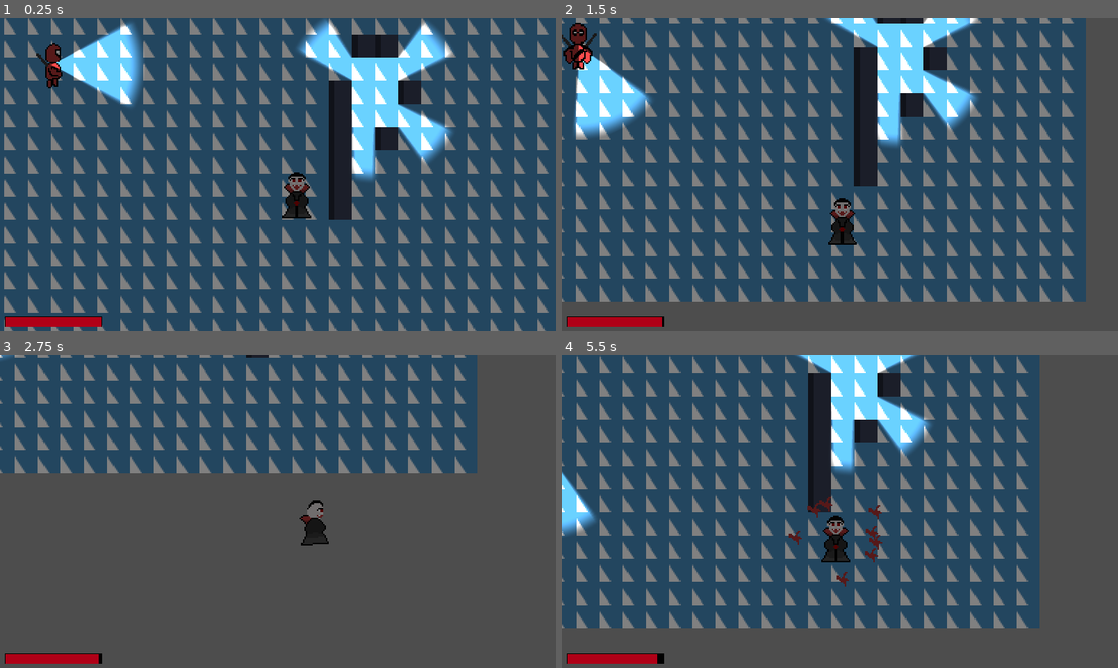
Above: before the commit, frames 1-4 (two rows, left to right).
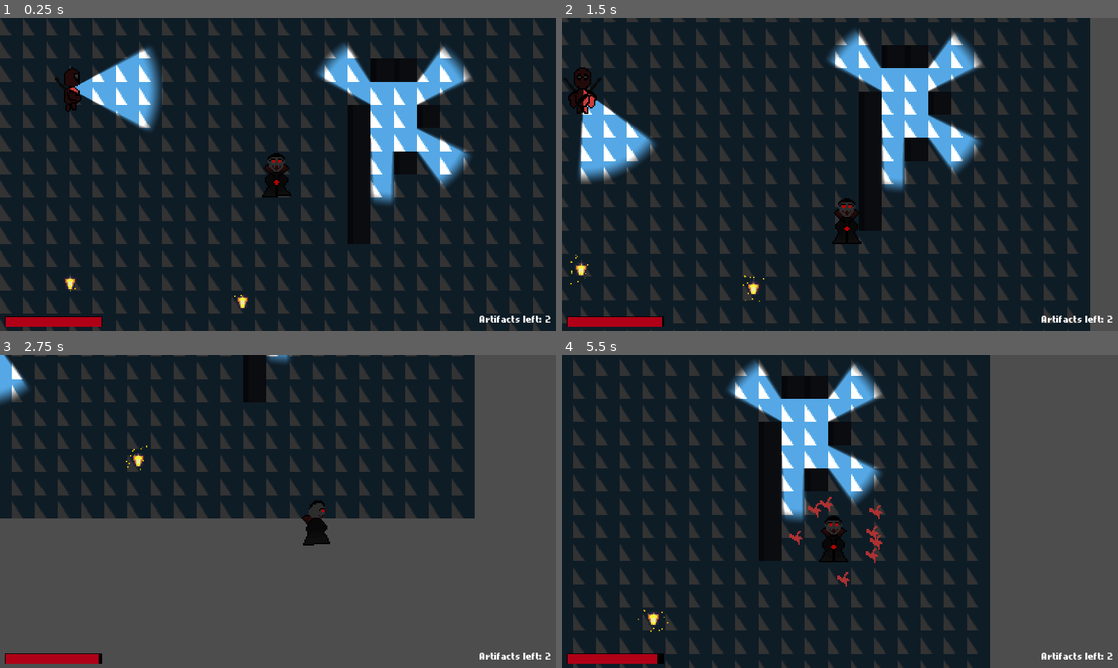
Above: after the commit, the same moments.

Repository: jGrzyb/gamejamtbd2025
Game: Godot game, scene res://scenes/player_anim_scene.tscn
The game is run twice, just before and just after one commit, with the same random seed, the same clock (stepped at 60 frames per second) and the same inputs. This scene is started directly instead of the project's main scene. The engine's default icon, where the game draws it, is replaced by a stand-in: a white triangle on a blue panel in a dark square.
Inputs:
- Up to frame 1 (0.25 s): no input
- Up to frame 2 (1.5 s): hold D (right) 0.53-1.28 s; hold E (attack) 0.53-1.28 s; hold S (down) from 1.28 s (still down); tap Space (dash) at 1.35 s
- Up to frame 3 (2.75 s): release S (down) at 2.03 s; hold D (right) from 2.03 s (still down); hold E (attack) from 2.03 s (still down)
- Up to frame 4 (5.5 s): release D (right) at 2.78 s; release E (attack) at 2.78 s; hold W (up) 2.78-3.53 s; tap Space (dash) at 2.85, 4.35 s; hold E (attack) 3.53-4.28 s; hold A (left) 3.53-5.03 s; hold S (down) from 5.03 s (still down); hold E (attack) from 5.03 s (still down)

The runs differ from the first frame. In frame 1, 97% of the frame differs, in the area x 0-100%, y 0-100%; in frame 2, 93%; in frame 3, 45%; in frame 4, 83%.

Commit message:
items + glowing eyes

Diff:
--- a/nodes/Ui.tscn
+++ b/nodes/Ui.tscn
@@ -1,6 +1,7 @@
-[gd_scene load_steps=2 format=3 uid="uid://c1km5kdckcnh0"]
+[gd_scene load_steps=3 format=3 uid="uid://c1km5kdckcnh0"]
 
 [ext_resource type="Script" path="res://scripts/ui.gd" id="1_g3x8j"]
+[ext_resource type="FontFile" uid="uid://pioybifbrycn" path="res://assets/bitcell_memesbruh03.ttf" id="2_k8lw0"]
 
 [node name="Ui" type="CanvasLayer"]
 process_mode = 3
@@ -41,6 +42,24 @@
 grow_horizontal = 2
 grow_vertical = 2
 color = Color(0.690158, 0, 0.0904374, 1)
+
+[node name="Label" type="Label" parent="Life"]
+layout_mode = 1
+anchors_preset = 3
+anchor_left = 1.0
+anchor_top = 1.0
+anchor_right = 1.0
+anchor_bottom = 1.0
+offset_left = -38.0
+offset_top = -38.0
+offset_right = -10.0
+offset_bottom = -10.0
+grow_horizontal = 0
+grow_vertical = 0
+theme_override_fonts/font = ExtResource("2_k8lw0")
+theme_override_font_sizes/font_size = 32
+text = "Artifacts left: -1"
+horizontal_alignment = 2
 
 [node name="GameOver" type="Control" parent="."]
 visible = false
--- /dev/null
+++ b/nodes/artifact.tscn
@@ -0,0 +1,76 @@
+[gd_scene load_steps=10 format=3 uid="uid://bs2jmnw7dhogw"]
+
+[ext_resource type="Script" path="res://scripts/artifact.gd" id="1_6new6"]
+[ext_resource type="Texture2D" uid="uid://bof6asjyk6cfe" path="res://assets/bettertilemap1.png" id="1_3510c"]
+
+[sub_resource type="AtlasTexture" id="AtlasTexture_oie4h"]
+atlas = ExtResource("1_3510c")
+region = Rect2(347, 276, 10, 10)
+
+[sub_resource type="AtlasTexture" id="AtlasTexture_1ssb0"]
+atlas = ExtResource("1_3510c")
+region = Rect2(357, 266, 10, 10)
+
+[sub_resource type="AtlasTexture" id="AtlasTexture_42vuj"]
+atlas = ExtResource("1_3510c")
+region = Rect2(362, 277, 10, 10)
+
+[sub_resource type="SpriteFrames" id="SpriteFrames_rv2rj"]
+animations = [{
+"frames": [{
+"duration": 1.0,
+"texture": SubResource("AtlasTexture_oie4h")
+}, {
+"duration": 1.0,
+"texture": SubResource("AtlasTexture_1ssb0")
+}, {
+"duration": 1.0,
+"texture": SubResource("AtlasTexture_42vuj")
+}],
+"loop": true,
+"name": &"default",
+"speed": 5.0
+}]
+
+[sub_resource type="CircleShape2D" id="CircleShape2D_wj0rt"]
+radius = 8.0
+
+[sub_resource type="Curve" id="Curve_ylu4r"]
+_data = [Vector2(0, 0), 0.0, 0.0, 0, 0, Vector2(0.258621, 1), 0.0, 0.0, 0, 0]
+point_count = 2
+
+[sub_resource type="Gradient" id="Gradient_s8raa"]
+interpolation_mode = 2
+offsets = PackedFloat32Array(0.53125, 1)
+colors = PackedColorArray(1, 1, 1, 1, 1, 1, 1, 0)
+
+[node name="Artifact" type="Area2D" groups=["artifact"]]
+z_index = 3
+script = ExtResource("1_6new6")
+
+[node name="AnimatedSprite2D" type="AnimatedSprite2D" parent="."]
+light_mask = 0
+sprite_frames = SubResource("SpriteFrames_rv2rj")
+frame_progress = 0.216537
+
+[node name="CollisionShape2D" type="CollisionShape2D" parent="."]
+shape = SubResource("CircleShape2D_wj0rt")
+
+[node name="CPUParticles2D" type="CPUParticles2D" parent="."]
+light_mask = 0
+amount = 16
+spread = 180.0
+gravity = Vector2(0, 0)
+initial_velocity_min = 20.0
+initial_velocity_max = 30.0
+orbit_velocity_min = 0.7
+orbit_velocity_max = 1.0
+scale_amount_curve = SubResource("Curve_ylu4r")
+color = Color(0.881524, 0.747042, 0, 1)
+color_ramp = SubResource("Gradient_s8raa")
+
+[node name="Timer" type="Timer" parent="."]
+wait_time = 0.5
+one_shot = true
+
+[connection signal="timeout" from="Timer" to="." method="_on_timer_timeout"]
--- a/nodes/player.tscn
+++ b/nodes/player.tscn
@@ -1,8 +1,11 @@
-[gd_scene load_steps=42 format=3 uid="uid://cw6b88h70nr4s"]
+[gd_scene load_steps=72 format=3 uid="uid://cw6b88h70nr4s"]
 
 [ext_resource type="Script" path="res://scripts/player.gd" id="1_tm02q"]
 [ext_resource type="Texture2D" uid="uid://c18rakhna0btg" path="res://assets/vl.png" id="2_guqat"]
 [ext_resource type="Texture2D" uid="uid://c25ixwy6mqbbg" path="res://assets/attack.png" id="3_hpj4p"]
+[ext_resource type="Texture2D" uid="uid://dkn1mcmh2i4bp" path="res://assets/vl_eyes.png" id="3_shvro"]
+
+[sub_resource type="CanvasItemMaterial" id="CanvasItemMaterial_524us"]
 
 [sub_resource type="AtlasTexture" id="AtlasTexture_h7ept"]
 atlas = ExtResource("2_guqat")
@@ -76,21 +79,21 @@
 atlas = ExtResource("2_guqat")
 region = Rect2(96, 97, 32, 48)
 
-[sub_resource type="AtlasTexture" id="AtlasTexture_wo2b2"]
-atlas = ExtResource("2_guqat")
-region = Rect2(0, 208, 32, 32)
-
-[sub_resource type="AtlasTexture" id="AtlasTexture_x88l5"]
-atlas = ExtResource("2_guqat")
-region = Rect2(32, 208, 32, 32)
-
-[sub_resource type="AtlasTexture" id="AtlasTexture_v3r6n"]
-atlas = ExtResource("2_guqat")
-region = Rect2(64, 208, 32, 32)
-
-[sub_resource type="AtlasTexture" id="AtlasTexture_fld4w"]
-atlas = ExtResource("2_guqat")
-region = Rect2(96, 208, 32, 32)
+[sub_resource type="AtlasTexture" id="AtlasTexture_xvy3u"]
+atlas = ExtResource("2_guqat")
+region = Rect2(0, 224, 32, 32)
+
+[sub_resource type="AtlasTexture" id="AtlasTexture_5gh7v"]
+atlas = ExtResource("2_guqat")
+region = Rect2(32, 224, 32, 32)
+
+[sub_resource type="AtlasTexture" id="AtlasTexture_fliu4"]
+atlas = ExtResource("2_guqat")
+region = Rect2(64, 224, 32, 32)
+
+[sub_resource type="AtlasTexture" id="AtlasTexture_1wmt3"]
+atlas = ExtResource("2_guqat")
+region = Rect2(96, 224, 32, 32)
 
 [sub_resource type="AtlasTexture" id="AtlasTexture_u7gxf"]
 atlas = ExtResource("2_guqat")
@@ -108,37 +111,37 @@
 atlas = ExtResource("2_guqat")
 region = Rect2(0, 256, 32, 32)
 
-[sub_resource type="AtlasTexture" id="AtlasTexture_nyvpq"]
-atlas = ExtResource("2_guqat")
-region = Rect2(137, 256, 32, 32)
-
-[sub_resource type="AtlasTexture" id="AtlasTexture_6shrn"]
-atlas = ExtResource("2_guqat")
-region = Rect2(169, 256, 32, 32)
-
-[sub_resource type="AtlasTexture" id="AtlasTexture_jywyq"]
-atlas = ExtResource("2_guqat")
-region = Rect2(201, 256, 32, 32)
-
-[sub_resource type="AtlasTexture" id="AtlasTexture_xi78m"]
-atlas = ExtResource("2_guqat")
-region = Rect2(233, 256, 32, 32)
-
-[sub_resource type="AtlasTexture" id="AtlasTexture_y168o"]
-atlas = ExtResource("2_guqat")
-region = Rect2(136, 208, 32, 32)
-
-[sub_resource type="AtlasTexture" id="AtlasTexture_q05v5"]
-atlas = ExtResource("2_guqat")
-region = Rect2(168, 208, 32, 32)
-
-[sub_resource type="AtlasTexture" id="AtlasTexture_k0ddt"]
-atlas = ExtResource("2_guqat")
-region = Rect2(200, 208, 32, 32)
-
-[sub_resource type="AtlasTexture" id="AtlasTexture_qla7y"]
-atlas = ExtResource("2_guqat")
-region = Rect2(232, 208, 32, 32)
+[sub_resource type="AtlasTexture" id="AtlasTexture_mebqt"]
+atlas = ExtResource("2_guqat")
+region = Rect2(128, 256, 32, 32)
+
+[sub_resource type="AtlasTexture" id="AtlasTexture_676n0"]
+atlas = ExtResource("2_guqat")
+region = Rect2(160, 256, 32, 32)
+
+[sub_resource type="AtlasTexture" id="AtlasTexture_big3n"]
+atlas = ExtResource("2_guqat")
+region = Rect2(192, 256, 32, 32)
+
+[sub_resource type="AtlasTexture" id="AtlasTexture_v1s4a"]
+atlas = ExtResource("2_guqat")
+region = Rect2(224, 256, 32, 32)
+
+[sub_resource type="AtlasTexture" id="AtlasTexture_g1o47"]
+atlas = ExtResource("2_guqat")
+region = Rect2(128, 224, 32, 32)
+
+[sub_resource type="AtlasTexture" id="AtlasTexture_rr850"]
+atlas = ExtResource("2_guqat")
+region = Rect2(160, 224, 32, 32)
+
+[sub_resource type="AtlasTexture" id="AtlasTexture_bd2at"]
+atlas = ExtResource("2_guqat")
+region = Rect2(192, 224, 32, 32)
+
+[sub_resource type="AtlasTexture" id="AtlasTexture_vuhpv"]
+atlas = ExtResource("2_guqat")
+region = Rect2(224, 224, 32, 32)
 
 [sub_resource type="SpriteFrames" id="SpriteFrames_e2kwg"]
 animations = [{
@@ -213,16 +216,16 @@
 }, {
 "frames": [{
 "duration": 1.0,
-"texture": SubResource("AtlasTexture_wo2b2")
-}, {
-"duration": 1.0,
-"texture": SubResource("AtlasTexture_x88l5")
-}, {
-"duration": 1.0,
-"texture": SubResource("AtlasTexture_v3r6n")
-}, {
-"duration": 1.0,
-"texture": SubResource("AtlasTexture_fld4w")
+"texture": SubResource("AtlasTexture_xvy3u")
+}, {
+"duration": 1.0,
+"texture": SubResource("AtlasTexture_5gh7v")
+}, {
+"duration": 1.0,
+"texture": SubResource("AtlasTexture_fliu4")
+}, {
+"duration": 1.0,
+"texture": SubResource("AtlasTexture_1wmt3")
 }],
 "loop": true,
 "name": &"down",
@@ -247,16 +250,16 @@
 }, {
 "frames": [{
 "duration": 1.0,
-"texture": SubResource("AtlasTexture_nyvpq")
-}, {
-"duration": 1.0,
-"texture": SubResource("AtlasTexture_6shrn")
-}, {
-"duration": 1.0,
-"texture": SubResource("AtlasTexture_jywyq")
-}, {
-"duration": 1.0,
-"texture": SubResource("AtlasTexture_xi78m")
+"texture": SubResource("AtlasTexture_mebqt")
+}, {
+"duration": 1.0,
+"texture": SubResource("AtlasTexture_676n0")
+}, {
+"duration": 1.0,
+"texture": SubResource("AtlasTexture_big3n")
+}, {
+"duration": 1.0,
+"texture": SubResource("AtlasTexture_v1s4a")
 }],
 "loop": true,
 "name": &"right",
@@ -264,24 +267,239 @@
 }, {
 "frames": [{
 "duration": 1.0,
-"texture": SubResource("AtlasTexture_y168o")
-}, {
-"duration": 1.0,
-"texture": SubResource("AtlasTexture_q05v5")
-}, {
-"duration": 1.0,
-"texture": SubResource("AtlasTexture_k0ddt")
-}, {
-"duration": 1.0,
-"texture": SubResource("AtlasTexture_qla7y")
+"texture": SubResource("AtlasTexture_g1o47")
+}, {
+"duration": 1.0,
+"texture": SubResource("AtlasTexture_rr850")
+}, {
+"duration": 1.0,
+"texture": SubResource("AtlasTexture_bd2at")
+}, {
+"duration": 1.0,
+"texture": SubResource("AtlasTexture_vuhpv")
 }],
 "loop": true,
 "name": &"up",
 "speed": 5.0
 }]
 
-[sub_resource type="CircleShape2D" id="CircleShape2D_3dn30"]
+[sub_resource type="CanvasItemMaterial" id="CanvasItemMaterial_ghup8"]
+blend_mode = 1
+
+[sub_resource type="AtlasTexture" id="AtlasTexture_radxd"]
+atlas = ExtResource("3_shvro")
+region = Rect2(0, 144, 32, 64)
+
+[sub_resource type="AtlasTexture" id="AtlasTexture_uwppa"]
+atlas = ExtResource("3_shvro")
+region = Rect2(0, 144, 32, 64)
+
+[sub_resource type="AtlasTexture" id="AtlasTexture_ukwud"]
+atlas = ExtResource("3_shvro")
+region = Rect2(32, 144, 32, 64)
+
+[sub_resource type="AtlasTexture" id="AtlasTexture_b3vs1"]
+atlas = ExtResource("3_shvro")
+region = Rect2(64, 144, 32, 64)
+
+[sub_resource type="AtlasTexture" id="AtlasTexture_rhqs5"]
+atlas = ExtResource("3_shvro")
+region = Rect2(96, 144, 32, 64)
+
+[sub_resource type="AtlasTexture" id="AtlasTexture_2smwf"]
+atlas = ExtResource("3_shvro")
+region = Rect2(128, 144, 32, 64)
+
+[sub_resource type="AtlasTexture" id="AtlasTexture_64p1c"]
+atlas = ExtResource("3_shvro")
+region = Rect2(160, 144, 32, 64)
+
+[sub_resource type="AtlasTexture" id="AtlasTexture_a1wce"]
+atlas = ExtResource("3_shvro")
+region = Rect2(96, 144, 32, 64)
+
+[sub_resource type="AtlasTexture" id="AtlasTexture_02k65"]
+atlas = ExtResource("3_shvro")
+region = Rect2(0, 224, 32, 32)
+
+[sub_resource type="AtlasTexture" id="AtlasTexture_u34ke"]
+atlas = ExtResource("3_shvro")
+region = Rect2(32, 224, 32, 32)
+
+[sub_resource type="AtlasTexture" id="AtlasTexture_dqqyb"]
+atlas = ExtResource("3_shvro")
+region = Rect2(64, 224, 32, 32)
+
+[sub_resource type="AtlasTexture" id="AtlasTexture_6b7ut"]
+atlas = ExtResource("3_shvro")
+region = Rect2(96, 224, 32, 32)
+
+[sub_resource type="AtlasTexture" id="AtlasTexture_h1f7w"]
+atlas = ExtResource("3_shvro")
+region = Rect2(96, 256, 32, 32)
+
+[sub_resource type="AtlasTexture" id="AtlasTexture_kndvg"]
+atlas = ExtResource("3_shvro")
+region = Rect2(64, 256, 32, 32)
+
+[sub_resource type="AtlasTexture" id="AtlasTexture_51i2m"]
+atlas = ExtResource("3_shvro")
+region = Rect2(32, 256, 32, 32)
+
+[sub_resource type="AtlasTexture" id="AtlasTexture_2paue"]
+atlas = ExtResource("3_shvro")
+region = Rect2(0, 256, 32, 32)
+
+[sub_resource type="AtlasTexture" id="AtlasTexture_klyug"]
+atlas = ExtResource("3_shvro")
+region = Rect2(128, 256, 32, 32)
+
+[sub_resource type="AtlasTexture" id="AtlasTexture_41qpf"]
+atlas = ExtResource("3_shvro")
+region = Rect2(160, 256, 32, 32)
+
+[sub_resource type="AtlasTexture" id="AtlasTexture_00sgb"]
+atlas = ExtResource("3_shvro")
+region = Rect2(192, 256, 32, 32)
+
+[sub_resource type="AtlasTexture" id="AtlasTexture_4sxjc"]
+atlas = ExtResource("3_shvro")
+region = Rect2(224, 256, 32, 32)
+
+[sub_resource type="AtlasTexture" id="AtlasTexture_dihvx"]
+atlas = ExtResource("3_shvro")
+region = Rect2(128, 224, 32, 32)
+
+[sub_resource type="AtlasTexture" id="AtlasTexture_ragm4"]
+atlas = ExtResource("3_shvro")
+region = Rect2(160, 224, 32, 32)
+
+[sub_resource type="AtlasTexture" id="AtlasTexture_lsybn"]
+atlas = ExtResource("3_shvro")
+region = Rect2(192, 224, 32, 32)
+
+[sub_resource type="AtlasTexture" id="AtlasTexture_3tnmh"]
+atlas = ExtResource("3_shvro")
+region = Rect2(224, 224, 32, 32)
+
+[sub_resource type="SpriteFrames" id="SpriteFrames_c328s"]
+animations = [{
+"frames": [{
+"duration": 1.0,
+"texture": SubResource("AtlasTexture_radxd")
+}, {
+"duration": 1.0,
+"texture": SubResource("AtlasTexture_radxd")
+}, {
+"duration": 1.0,
+"texture": SubResource("AtlasTexture_uwppa")
+}, {
+"duration": 1.0,
+"texture": SubResource("AtlasTexture_uwppa")
+}, {
+"duration": 1.0,
+"texture": SubResource("AtlasTexture_ukwud")
+}, {
+"duration": 1.0,
+"texture": SubResource("AtlasTexture_b3vs1")
+}, {
+"duration": 1.0,
+"texture": SubResource("AtlasTexture_rhqs5")
+}, {
+"duration": 1.0,
+"texture": SubResource("AtlasTexture_2smwf")
+}, {
+"duration": 1.0,
+"texture": SubResource("AtlasTexture_64p1c")
+}, {
+"duration": 1.0,
+"texture": SubResource("AtlasTexture_2smwf")
+}, {
+"duration": 1.0,
+"texture": SubResource("AtlasTexture_64p1c")
+}, {
+"duration": 1.0,
+"texture": SubResource("AtlasTexture_a1wce")
+}, {
+"duration": 1.0,
+"texture": SubResource("AtlasTexture_uwppa")
+}],
+"loop": false,
+"name": &"die",
+"speed": 10.0
+}, {
+"frames": [{
+"duration": 1.0,
+"texture": SubResource("AtlasTexture_02k65")
+}, {
+"duration": 1.0,
+"texture": SubResource("AtlasTexture_u34ke")
+}, {
+"duration": 1.0,
+"texture": SubResource("AtlasTexture_dqqyb")
+}, {
+"duration": 1.0,
+"texture": SubResource("AtlasTexture_6b7ut")
+}],
+"loop": true,
+"name": &"down",
+"speed": 5.0
+}, {
+"frames": [{
+"duration": 1.0,
+"texture": SubResource("AtlasTexture_h1f7w")
+}, {
+"duration": 1.0,
+"texture": SubResource("AtlasTexture_kndvg")
+}, {
+"duration": 1.0,
+"texture": SubResource("AtlasTexture_51i2m")
+}, {
+"duration": 1.0,
+"texture": SubResource("AtlasTexture_2paue")
+}],
+"loop": true,
+"name": &"left",
+"speed": 5.0
+}, {
+"frames": [{
+"duration": 1.0,
+"texture": SubResource("AtlasTexture_klyug")
+}, {
+"duration": 1.0,
+"texture": SubResource("AtlasTexture_41qpf")
+}, {
+"duration": 1.0,
+"texture": SubResource("AtlasTexture_00sgb")
+}, {
+"duration": 1.0,
+"texture": SubResource("AtlasTexture_4sxjc")
+}],
+"loop": true,
+"name": &"right",
+"speed": 5.0
+}, {
+"frames": [{
+"duration": 1.0,
+"texture": SubResource("AtlasTexture_dihvx")
+}, {
+"duration": 1.0,
+"texture": SubResource("AtlasTexture_ragm4")
+}, {
+"duration": 1.0,
+"texture": SubResource("AtlasTexture_lsybn")
+}, {
+"duration": 1.0,
+"texture": SubResource("AtlasTexture_3tnmh")
+}],
+"loop": true,
+"name": &"up",
+"speed": 5.0
+}]
+
+[sub_resource type="CapsuleShape2D" id="CapsuleShape2D_fssbm"]
 radius = 8.0
+height = 34.0
 
 [sub_resource type="CircleShape2D" id="CircleShape2D_67yjf"]
 radius = 35.0
@@ -292,16 +510,36 @@
 particles_anim_v_frames = 1
 particles_anim_loop = false
 
+[sub_resource type="Curve" id="Curve_fnr5f"]
+_data = [Vector2(0, 0), 0.0, 0.0, 0, 0, Vector2(0.258621, 1), 0.0, 0.0, 0, 0]
+point_count = 2
+
+[sub_resource type="Gradient" id="Gradient_ib4c8"]
+interpolation_mode = 2
+offsets = PackedFloat32Array(0.53125, 1)
+colors = PackedColorArray(1, 1, 1, 1, 1, 1, 1, 0)
+
 [node name="Player" type="CharacterBody2D" groups=["player"]]
+z_index = 2
 motion_mode = 1
 script = ExtResource("1_tm02q")
 
 [node name="AnimatedSprite2D" type="AnimatedSprite2D" parent="."]
+material = SubResource("CanvasItemMaterial_524us")
 sprite_frames = SubResource("SpriteFrames_e2kwg")
+animation = &"down"
+autoplay = "down"
+
+[node name="AnimatedSprite2D2" type="AnimatedSprite2D" parent="."]
+light_mask = 0
+material = SubResource("CanvasItemMaterial_ghup8")
+sprite_frames = SubResource("SpriteFrames_c328s")
+animation = &"down"
+autoplay = "down"
 
 [node name="CollisionShape2D" type="CollisionShape2D" parent="."]
-position = Vector2(0, 8)
-shape = SubResource("CircleShape2D_3dn30")
+position = Vector2(-2, 1)
+shape = SubResource("CapsuleShape2D_fssbm")
 
 [node name="Timer_dash" type="Timer" parent="."]
 one_shot = true
@@ -321,6 +559,7 @@
 one_shot = true
 
 [node name="CPUParticles2D" type="CPUParticles2D" parent="."]
+light_mask = 0
 material = SubResource("CanvasItemMaterial_xajuj")
 use_parent_material = true
 emitting = false
@@ -336,6 +575,25 @@
 damping_min = 100.0
 damping_max = 200.0
 
+[node name="CPUParticles2D2" type="CPUParticles2D" parent="."]
+light_mask = 0
+emitting = false
+amount = 128
+lifetime = 0.5
+one_shot = true
+direction = Vector2(0, -1)
+spread = 180.0
+gravity = Vector2(0, 0)
+initial_velocity_min = 100.0
+initial_velocity_max = 200.0
+orbit_velocity_min = 2.0
+orbit_velocity_max = 2.0
+scale_amount_max = 2.0
+scale_amount_curve = SubResource("Curve_fnr5f")
+color = Color(0.881524, 0.747042, 0, 1)
+color_ramp = SubResource("Gradient_ib4c8")
+
 [connection signal="timeout" from="Timer_dash" to="." method="_on_timer_dash_timeout"]
+[connection signal="area_entered" from="Area2D" to="." method="_on_area_2d_area_entered"]
 [connection signal="timeout" from="Timer_die" to="." method="_on_timer_die_timeout"]
 [connection signal="timeout" from="Timer_attack" to="." method="_on_timer_attack_timeout"]
--- a/project.godot
+++ b/project.godot
@@ -26,6 +26,7 @@
 enemy=""
 ui=""
 game_manager=""
+artifact=""
 
 [input]
 
--- a/scenes/player_anim_scene.tscn
+++ b/scenes/player_anim_scene.tscn
@@ -7,6 +7,7 @@
 [ext_resource type="PackedScene" uid="uid://brt73py0nate4" path="res://nodes/enemy.tscn" id="5_fukck"]
 [ext_resource type="PackedScene" uid="uid://c1km5kdckcnh0" path="res://nodes/Ui.tscn" id="6_mbt7w"]
 [ext_resource type="Script" path="res://scripts/camera.gd" id="7_rlsnh"]
+[ext_resource type="PackedScene" uid="uid://bs2jmnw7dhogw" path="res://nodes/artifact.tscn" id="8_7kiwi"]
 
 [sub_resource type="NavigationPolygon" id="NavigationPolygon_vj728"]
 vertices = PackedVector2Array(128, -16, 128, -64, 185, -107.031, 185, 106, 112, -64, 112, -96, -203.797, -107.961, 48, -96, -201.188, 106, 32, -64, 48, -64, 32, 64, 80, 64, 80, 16, 112, 16, 112, -16)
@@ -92,9 +93,21 @@
 navigation_layer_0/layers = 1
 sources/0 = SubResource("TileSetAtlasSource_peu2j")
 
+[sub_resource type="Gradient" id="Gradient_efsm5"]
+offsets = PackedFloat32Array(1)
+colors = PackedColorArray(1, 1, 1, 1)
+
+[sub_resource type="GradientTexture2D" id="GradientTexture2D_yo0xb"]
+gradient = SubResource("Gradient_efsm5")
+width = 2000
+height = 2000
+
 [node name="Level1" type="Node"]
 
 [node name="GameManager" parent="." instance=ExtResource("1_nfkva")]
+
+[node name="Player" parent="." instance=ExtResource("3_7lrju")]
+unique_name_in_owner = true
 
 [node name="NavigationRegion2D" type="NavigationRegion2D" parent="."]
 navigation_polygon = SubResource("NavigationPolygon_vj728")
@@ -103,22 +116,26 @@
 tile_map_data = PackedByteArray("AADy//j/AAAEAAIAAADy//n/AAAEAAIAAADy//r/AAAEAAIAAADy//v/AAAEAAIAAADy//z/AAAEAAIAAADy// …(6832 unchanged characters)…
 tile_set = SubResource("TileSet_opxan")
 
-[node name="Player" parent="." instance=ExtResource("3_7lrju")]
-unique_name_in_owner = true
-position = Vector2(24, 31)
-
 [node name="Light" parent="." instance=ExtResource("4_lgn1b")]
 position = Vector2(79, -40)
 
 [node name="Enemy" parent="." instance=ExtResource("5_fukck")]
+z_index = 1
 position = Vector2(-143, -59)
 
 [node name="Ui" parent="." groups=["ui"] instance=ExtResource("6_mbt7w")]
 
-[node name="DirectionalLight2D" type="DirectionalLight2D" parent="."]
-energy = 0.5
-blend_mode = 1
-
 [node name="Camera2D" type="Camera2D" parent="."]
 zoom = Vector2(3, 3)
 script = ExtResource("7_rlsnh")
+
+[node name="Artifact" parent="." instance=ExtResource("8_7kiwi")]
+position = Vector2(-144, 75)
+
+[node name="Artifact2" parent="." instance=ExtResource("8_7kiwi")]
+position = Vector2(-25, 88)
+
+[node name="PointLight2D" type="PointLight2D" parent="."]
+energy = 0.8
+blend_mode = 1
+texture = SubResource("GradientTexture2D_yo0xb")
--- /dev/null
+++ b/scripts/artifact.gd
@@ -0,0 +1,31 @@
+extends Area2D
+
+class_name Artifact
+
+@onready var collision_shape_2d: CollisionShape2D = $CollisionShape2D
+@onready var timer: Timer = $Timer
+
+var collected := false
+var player: Player
+var game_manager: GameManager
+
+
+func _ready() -> void:
+	game_manager = get_tree().get_first_node_in_group("game_manager")
+
+
+func _physics_process(delta: float) -> void:
+	if collected and player:
+		position = position.lerp(player.position, 0.1)
+
+
+func collect(player: Player) -> void:
+	collision_shape_2d.queue_free()
+	self.player = player
+	collected = true
+	timer.start()
+
+
+func _on_timer_timeout() -> void:
+	game_manager.collect()
+	queue_free()
--- a/scripts/camera.gd
+++ b/scripts/camera.gd
@@ -2,5 +2,10 @@
 
 @onready var player: Player = %Player
 
+
+func _ready() -> void:
+	position = player.position
+
+
 func _physics_process(delta: float) -> void:
 	position = position.lerp(player.position, 0.05)
--- a/scripts/game_manager.gd
+++ b/scripts/game_manager.gd
@@ -10,10 +10,12 @@
 @export var next_scene_path := "res://scenes/start.tscn"
 
 var life := max_life
+var artifacts_left: int
 
 
 func _ready() -> void:
 	ui = get_tree().get_first_node_in_group("ui") as UI
+	artifacts_left = len(get_tree().get_nodes_in_group("artifact"))
 	get_tree().paused = false
 
 
@@ -34,7 +36,13 @@
 
 
 func enemy_killed(enemy: Enemy) -> void:
-	if get_tree().get_nodes_in_group("enemy").filter(func(x): return x != enemy).is_empty():
+	pass
+
+
+func collect() -> void:
+	artifacts_left -= 1
+	ui.set_artifacts(artifacts_left)
+	if artifacts_left <= 0:
 		await get_tree().get_frame()
 		ui.show_success()
 		get_tree().paused = true
--- a/scripts/player.gd
+++ b/scripts/player.gd
@@ -7,9 +7,12 @@
 @onready var timer_dash: Timer = $Timer_dash
 @onready var area_2d: Area2D = $Area2D
 @onready var animated_sprite_2d: AnimatedSprite2D = $AnimatedSprite2D
+@onready var animated_sprite_2d_2: AnimatedSprite2D = $AnimatedSprite2D2
+
 @onready var timer_attack: Timer = $Timer_attack
 @onready var timer_die: Timer = $Timer_die
 @onready var cpu_particles_2d: CPUParticles2D = $CPUParticles2D
+@onready var cpu_particles_2d_2: CPUParticles2D = $CPUParticles2D2
 
 @export var speed := 100
 @export var dash_speed := 400
@@ -55,12 +58,16 @@
 func choose_animation(direction: Vector2):
 	if direction.x > 0:
 		animated_sprite_2d.play("right")
+		animated_sprite_2d_2.play("right")
 	elif direction.x < 0:
 		animated_sprite_2d.play("left")
+		animated_sprite_2d_2.play("left")
 	elif direction.y < 0:
 		animated_sprite_2d.play("up")
+		animated_sprite_2d_2.play("up")
 	elif direction.y > 0:
 		animated_sprite_2d.play("down")
+		animated_sprite_2d_2.play("down")
 
 
 func die() -> void:
@@ -68,6 +75,7 @@
 		timer_attack.stop()
 		is_basic_anim = false
 		animated_sprite_2d.play("die")
+		animated_sprite_2d_2.play("die")
 		timer_die.start()
 
 
@@ -78,3 +86,9 @@
 func _on_timer_attack_timeout() -> void:
 	is_basic_anim = true
 	animated_sprite_2d.play("down")
+
+
+func _on_area_2d_area_entered(area: Area2D) -> void:
+	if area.is_in_group("artifact"):
+		(area as Artifact).collect(self)
+		cpu_particles_2d_2.emitting = true
--- a/scripts/ui.gd
+++ b/scripts/ui.gd
@@ -5,6 +5,7 @@
 @onready var color_rect: ColorRect = $Life/ColorRect/ColorRect
 @onready var game_over: Control = $GameOver
 @onready var success: Control = $Success
+@onready var label: Label = $Life/Label
 
 @export var life_length := 200
 
@@ -13,6 +14,7 @@
 
 func _ready() -> void:
 	game_manager = get_tree().get_first_node_in_group("game_manager")
+	label.text = "Artifacts left: " + str(game_manager.artifacts_left)
 
 func set_life(procent: float):
 	color_rect.size.x = procent * life_length
@@ -32,3 +34,6 @@
 
 func _on_button_next_pressed() -> void:
 	get_tree().change_scene_to_file(game_manager.next_scene_path)
+
+func set_artifacts(left: int) -> void:
+	label.text = "Artifacts left: " + str(left)
Binary file added: assets/bitcell_memesbruh03.ttf
Not shown, added: assets/bitcell_memesbruh03.ttf.import
Binary file changed: assets/vl.png
Binary file added: assets/vl_eyes.png
Not shown, added: assets/vl_eyes.png.import
Not shown: 1 places in nodes/Ui.tscn that only renumber resources
Not shown: 1 places in scenes/player_anim_scene.tscn that only renumber resources
